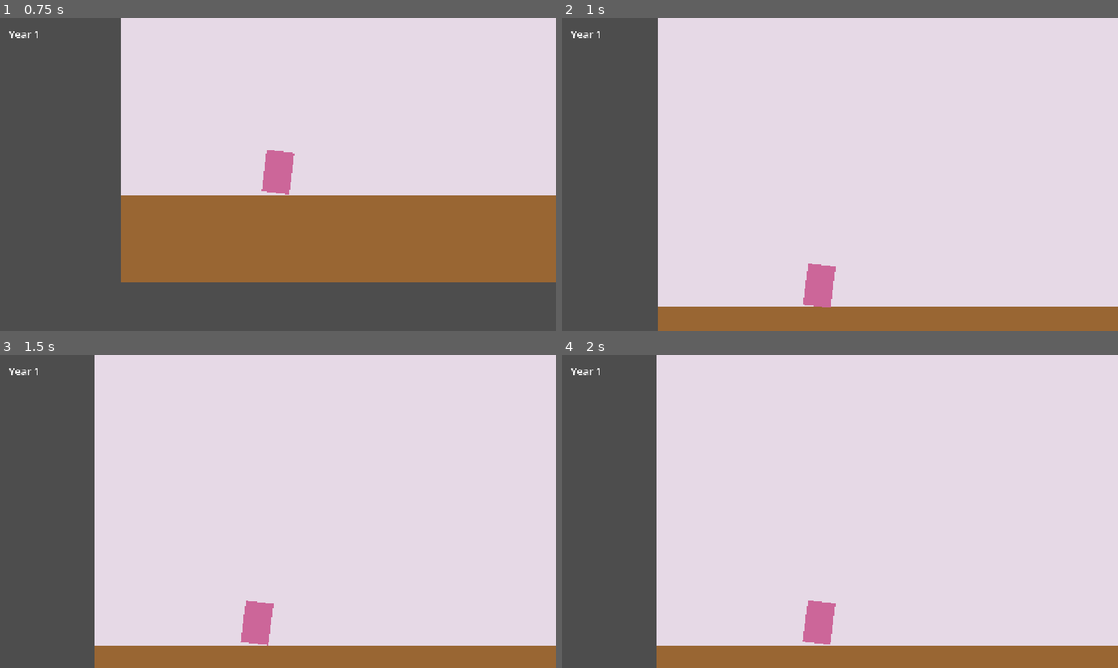
Above: before the commit, frames 1-4 (two rows, left to right).
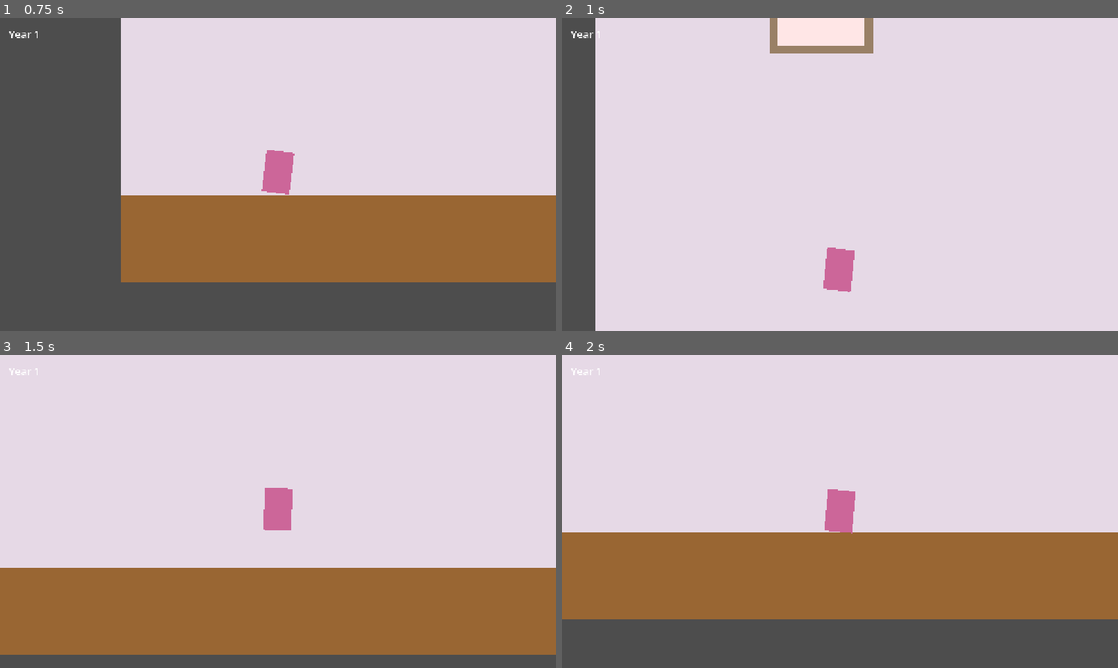
Above: after the commit, the same moments.

Repository: lasse-byte/anniversary-game
Game: Godot game, scene res://main.tscn
Two runs of this game, one before a commit and one after it. Both use one fixed random seed, a clock stepped at 60 frames per second and the inputs below.
Inputs:
- Up to frame 1 (0.75 s): hold D (move_right) from 0.53 s (still down)
- Up to frame 2 (1 s): keep holding D (move_right); tap Space (ui_accept) at 0.77 s
- Up to frame 3 (1.5 s): keep holding D (move_right)
- Up to frame 4 (2 s): keep holding D (move_right); tap Space (ui_accept) at 1.52 s

Frame 1 is identical in both runs. In frame 2, 21% of the frame differs, in the area x 6-100%, y 0-100%; in frame 3, 41%; in frame 4, 51%, in the area x 0-100%, y 0-100%.

Commit message:
Fix player movement: remove early return to allow movement through detection areas
Co-authored-by: lasse-byte <257569380+lasse-byte@users.noreply.github.com>

Diff:
--- a/player.gd
+++ b/player.gd
@@ -34,12 +34,11 @@
 	if nearby_frames.size() == 0 and viewing_frame:
 		exit_frame_view()
 
-	# Handle frame viewing - allow movement to exit
+	# Handle frame viewing - exit on movement or jump
 	if viewing_frame:
-		# When viewing a frame, allow exit with any movement or jump
+		# When viewing a frame, exit with any movement or jump
 		if Input.get_axis("move_left", "move_right") != 0 or Input.is_action_just_pressed("ui_accept"):
 			exit_frame_view()
-		return
 
 	# Add the gravity.
 	if not is_on_floor():
